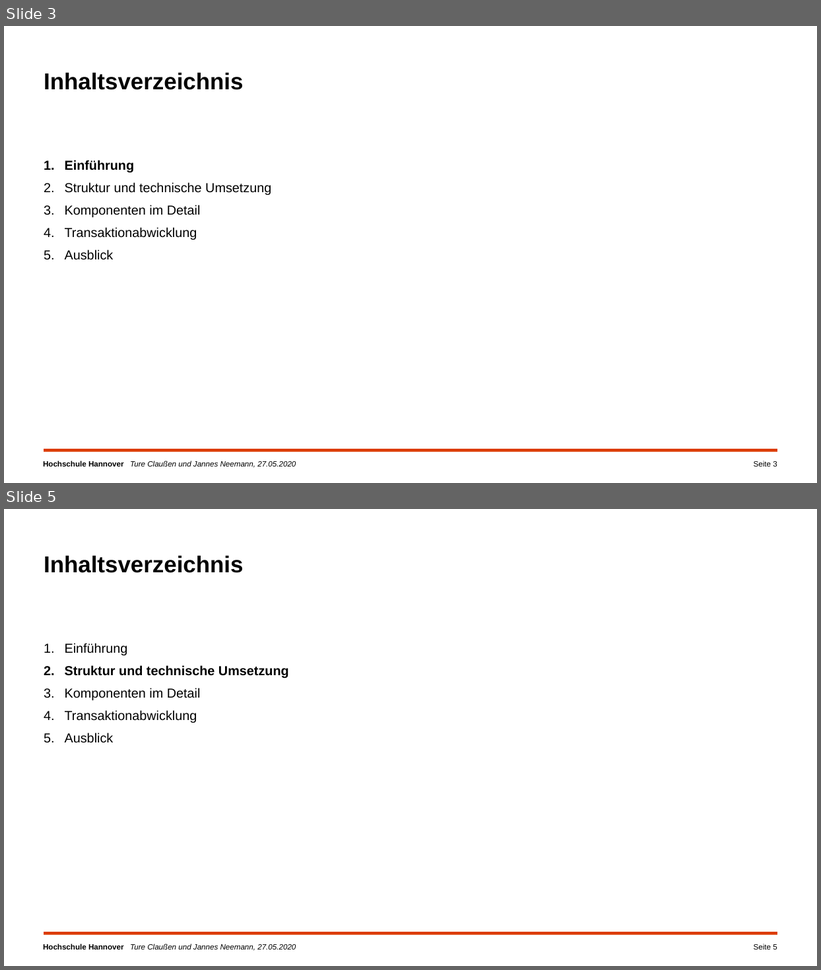
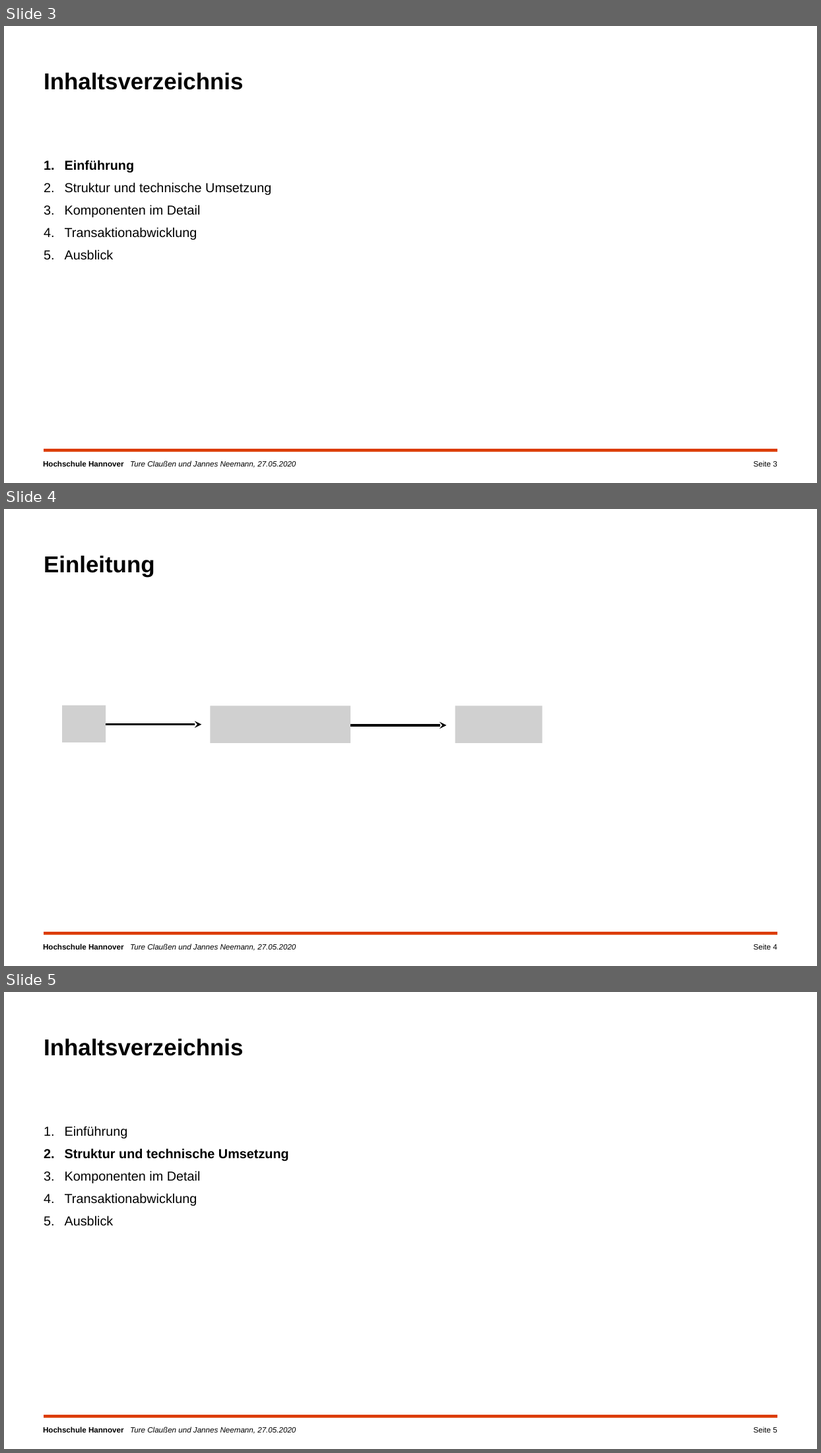
Before and after one commit to campfireman/SEM-ethereum-transactions, a slide deck: Ethereum_Präsentation_Jannes/Ethereum-Transaktionen.pptx. Shown one above the other, each under a label of ours: slides 3 and 5 before the commit, slides 3, 4 and 5 after it; the slides between them are not shown. The pictures are 821x970 and 821x1453 pixels, drawn with LibreOffice and Linux fonts; fonts in the diff are those of the drawing; grey boxes stand for pictures; background and template pictures are left out. Boxes give left, top, right and bottom in pixels: in the first picture for what was removed or moved away, otherwise in the second. Text is boxed around its words. In the diff, an @@ line names an element or a change of style, - is before the commit and + after.

```diff
--- a/Ethereum_Präsentation_Jannes/Ethereum-Transaktionen.pptx
+++ b/Ethereum_Präsentation_Jannes/Ethereum-Transaktionen.pptx
@@ slide 4 added at (x1=4, y1=509, x2=817, y2=966), background #FFFFFF; not listed: 2 template elements that a slide beside it also shows @@
@@ title added at (x1=44, y1=555, x2=154, y2=577), 30 pt, text #000000, bold @@
+Einleitung
@@ picture added at (x1=62, y1=706, x2=106, y2=743) @@
@@ picture added at (x1=211, y1=706, x2=350, y2=743) @@
@@ picture added at (x1=455, y1=706, x2=542, y2=743) @@
@@ arrow added from (106, 725) to (201, 725), #000000 3 pt @@
@@ arrow added from (350, 725) to (446, 725), #000000 3 pt @@
@@ page number added at (x1=754, y1=944, x2=777, y2=950), 10 pt, text #000000 @@
+Seite 4
```
Also in this commit, not shown: 7 slides changed, 1 other slide added, 3 slides removed, 1 other file.
